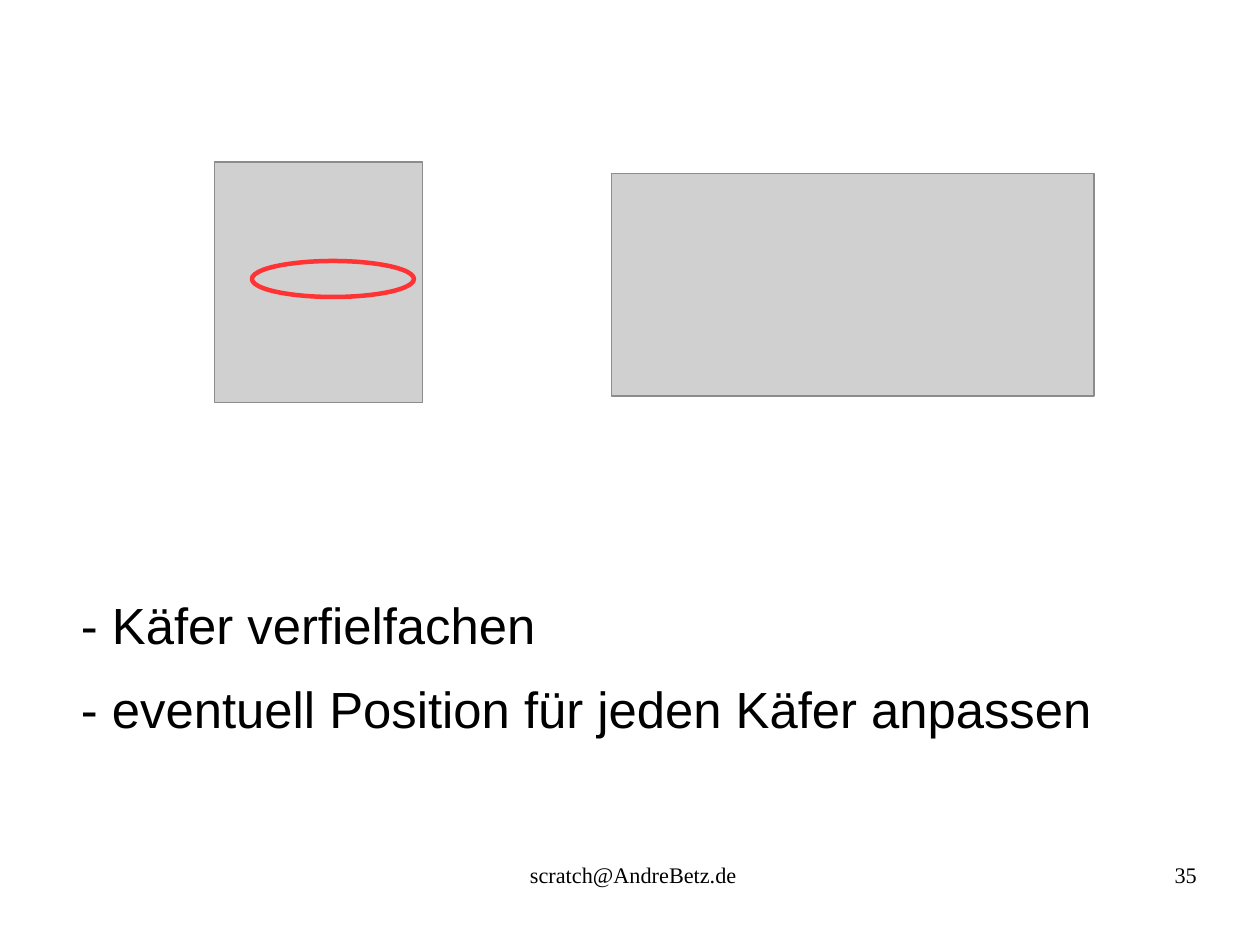
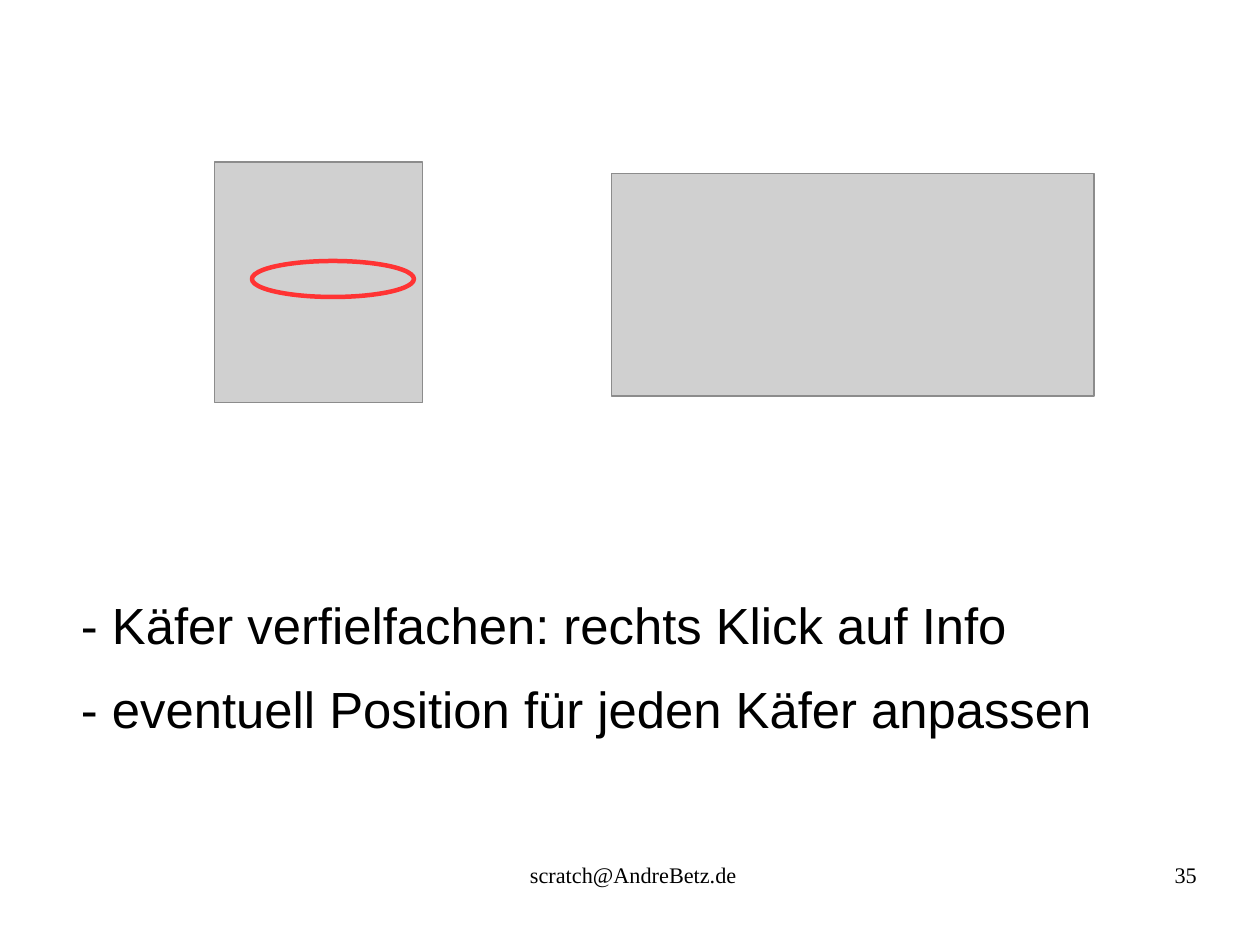
Before and after one commit to sky4walk/documents, a slide deck: slide 35 of ProgrammierkursScratchSpiel.odp. Drawn at 1260x945 pixels with LibreOffice and Linux fonts; fonts in the diff are those of the drawing; grey boxes stand for pictures. Boxes give left, top, right and bottom in pixels: in the first picture for what was removed or moved away, otherwise in the second. Text is boxed around its words. In the diff, an @@ line names an element or a change of style, - is before the commit and + after.

```diff
--- a/ProgrammierkursScratchSpiel.odp
+++ b/ProgrammierkursScratchSpiel.odp
@@ text at [112, 607, 1007, 645]: text changed @@
-- Käfer verfielfachen
+- Käfer verfielfachen: rechts Klick auf Info
```
Also in this commit, not shown: 3 slides added, 4 slides removed, 1 other file.
